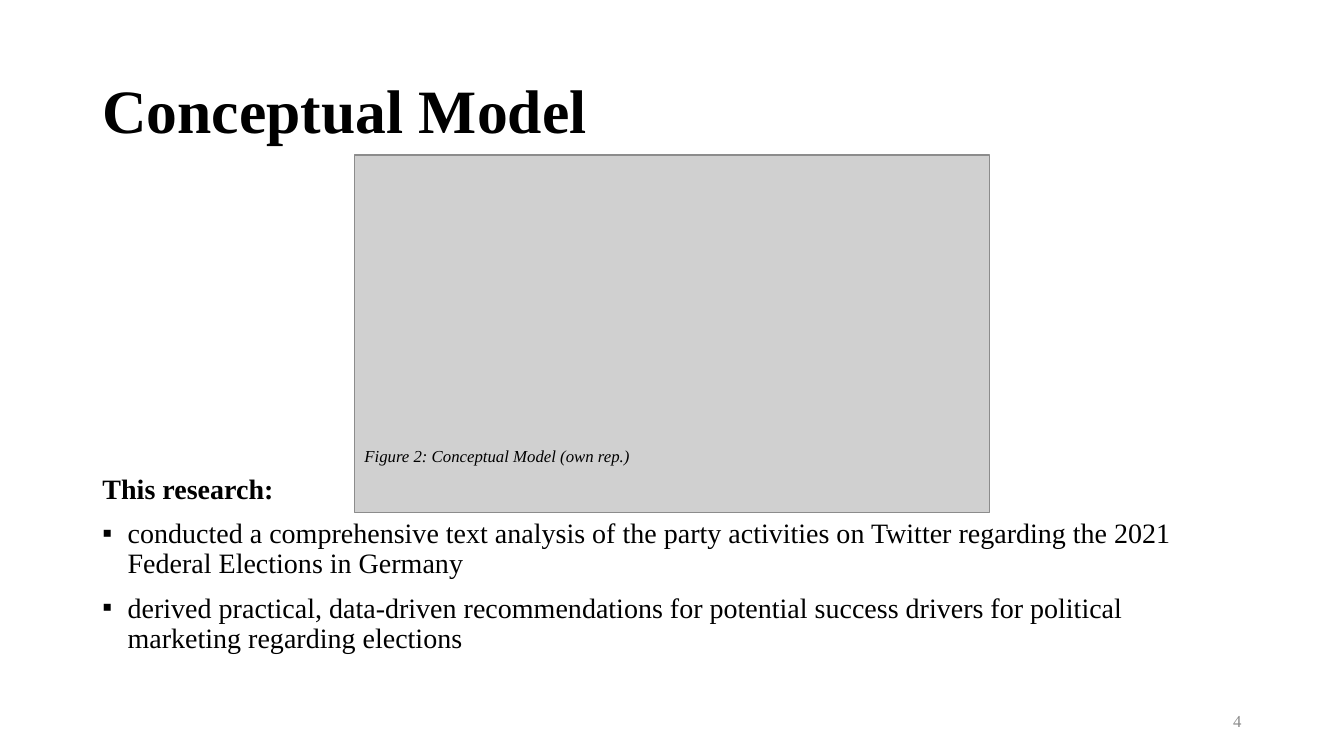
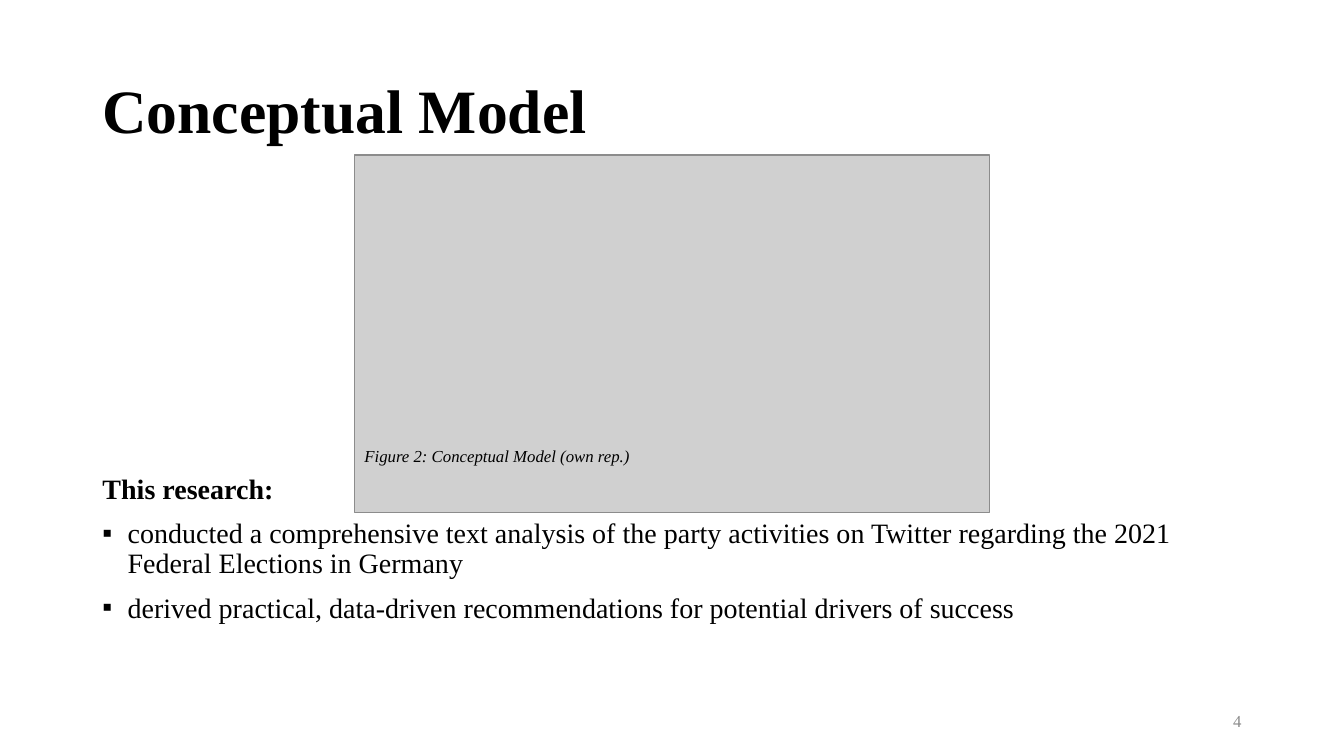
Before and after one commit to philippklaeger/Gaining-The-Competitive-Edge, a slide deck: slide 4 of thesis/Short Presentation.pptx. Drawn at 1344x756 pixels with LibreOffice and Linux fonts; fonts in the diff are those of the drawing; grey boxes stand for pictures. Boxes give left, top, right and bottom in pixels: in the first picture for what was removed or moved away, otherwise in the second. Text is boxed around its words. In the diff, an @@ line names an element or a change of style, - is before the commit and + after.

```diff
--- a/thesis/Short Presentation.pptx
+++ b/thesis/Short Presentation.pptx
@@ text at [128, 598, 1014, 623]: text changed @@
-▪ derived practical, data-driven recommendations for potential success drivers for political marketing regarding elections
+▪ derived practical, data-driven recommendations for potential drivers of success
```
Also in this commit, not shown: 1 other slide changed.
